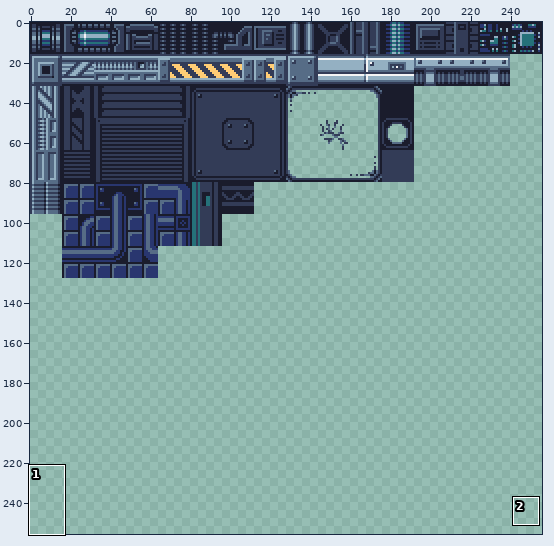
Two states of a pixel-art file, Assets/Tileset/tile_set.ase. Above, an overview of the earlier version with the close-up marked.
Close-up. Old version:
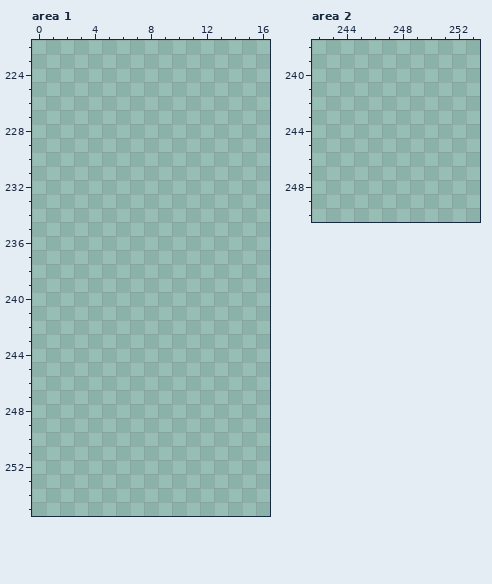
256x256 pixels, 1 frame. Shown: area 1: x 0..16, y 222..255; area 2: x 242..253, y 238..250. The commit also changed other parts of the picture, which this record leaves out.
And afterwards:
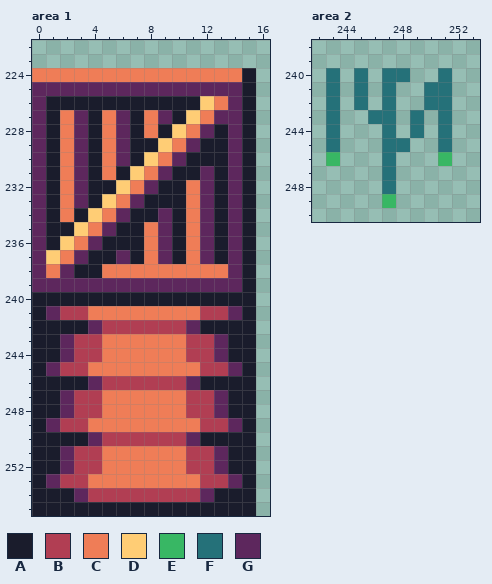
Palette (. is transparent): A #1a1c2c  B #b13e53  C #ef7d57  D #ffcd75  E #38b764  F #257179  G #5d275d
The exact change:
Changed rows in their new state; - is an unchanged pixel.
Area 1:
first column x 0:
224 CCCCCCCCCCCCCCCA
225 GGGGGGGGGGGGGGGA
226 GAAAAAAAAAAADCGA
227 GACGACGACGADCGGA
228 GACGACGACADCGAGA
229 GACGACGAADCGAAGA
230 GACGACGADCGAAAGA
231 GACGACADCGAAGAGA
232 GACGAADCGAACGAGA
233 GACGADCGAAACGAGA
234 GACADCGAAGACGAGA
235 GAADCGAACGACGAGA
236 GADCGAAACGACGAGA
237 GDCGAAGACGACGAGA
238 GCGAACCCCCCCCCGA
239 GGGGGGGGGGGGGGGA
240 AAAAAAAAAAAAAAAA
241 AGBBCCCCCCCCBBGA
242 AAAAGBBBBBBGAAAA
243 AAGBBCCCCCCBBGAA
244 AAGBBCCCCCCBBGAA
245 AGBBCCCCCCCCBBGA
246 AAAAGBBBBBBGAAAA
247 AAGBBCCCCCCBBGAA
248 AAGBBCCCCCCBBGAA
249 AGBBCCCCCCCCBBGA
250 AAAAGBBBBBBGAAAA
251 AAGBBCCCCCCBBGAA
252 AAGBBCCCCCCBBGAA
253 AGBBCCCCCCCCBBGA
254 AAAGBBBBBBBBGAAA
255 AAAAAAAAAAAAAAAA
Area 2:
first column x 243:
240 F-F-FF--F
241 F-F-F--FF
242 F-F-F--FF
243 F--FF-F-F
244 F---F-F-F
245 F---FF--F
246 E---F---E
247 ----F----
248 ----F----
249 ----E----
Boxes around the changes in both close-ups, in picture pixels (x1, y1, x2, y2):
added: (32, 68, 256, 516)
added: (326, 68, 452, 208)
